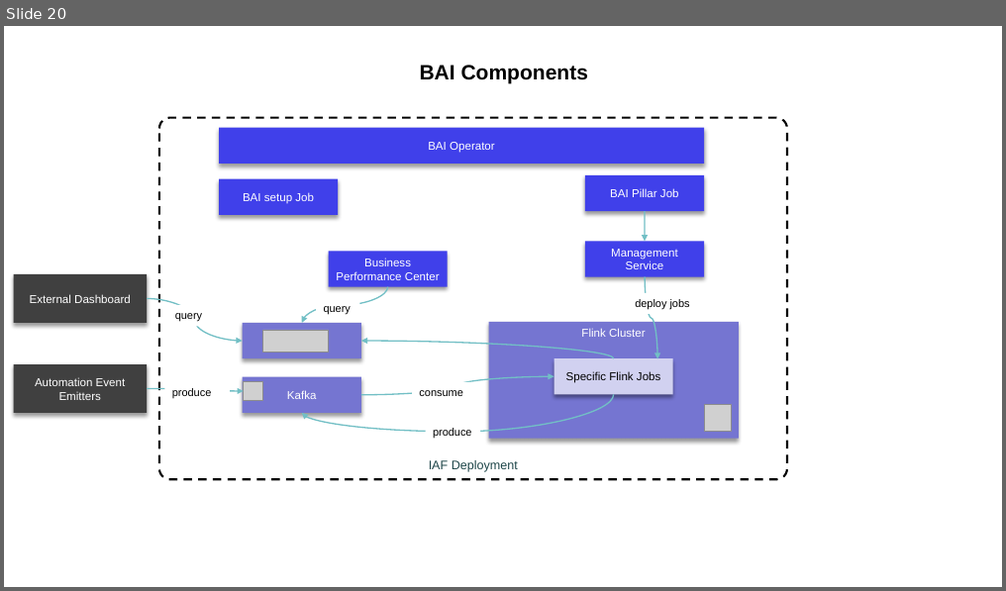
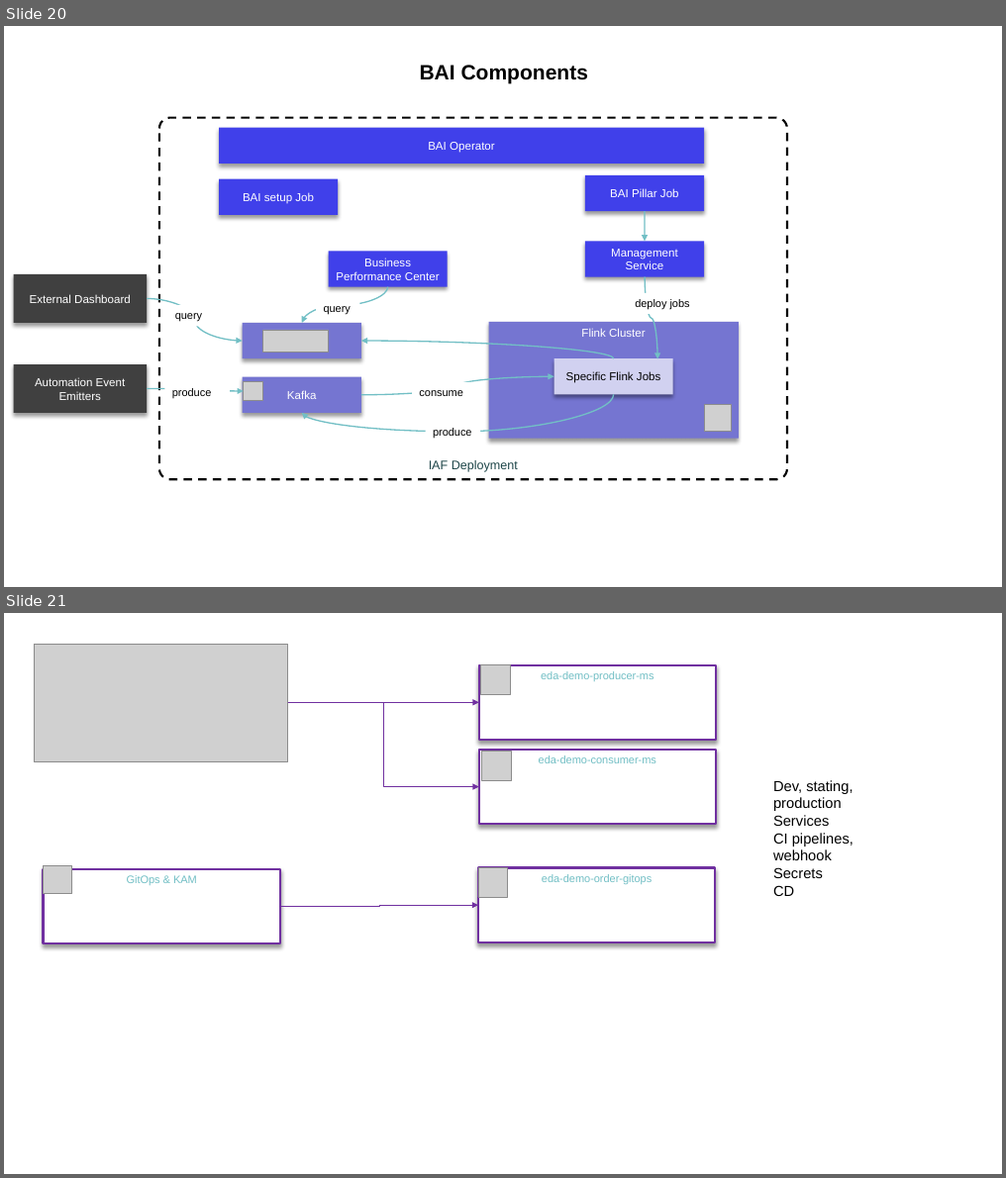
Before and after one commit to jbcodeforce/jbcodeforce.github.io, a slide deck: docs/Diagrams.pptx. Shown one above the other, each under a label of ours: slide 20 before the commit, slides 20 and 21 after it. The pictures are 1006x591 and 1006x1178 pixels, drawn with LibreOffice and Linux fonts; fonts in the diff are those of the drawing; grey boxes stand for pictures. Boxes give left, top, right and bottom in pixels: in the first picture for what was removed or moved away, otherwise in the second. Text is boxed around its words. In the diff, an @@ line names an element or a change of style, - is before the commit and + after.

```diff
--- a/docs/Diagrams.pptx
+++ b/docs/Diagrams.pptx
@@ slide 21 added at bbox=[4, 613, 1002, 1174], background #FFFFFF; not listed: 1 template element that a slide beside it also shows @@
@@ picture added at bbox=[34, 644, 288, 761] @@
@@ rectangle added at bbox=[479, 665, 717, 741], fill #FFFFFF, outline #7030A0 2 pt, 10.5 pt, text #72BFC5 @@
+eda-demo-producer-ms
@@ picture added at bbox=[481, 665, 510, 694] @@
@@ elbow arrow added from (288, 703) to (479, 702), #7030A0 0.75 pt @@
@@ elbow arrow added from (288, 703) to (479, 786), #7030A0 0.75 pt @@
@@ rectangle added at bbox=[479, 750, 717, 824], fill #FFFFFF, outline #7030A0 2 pt, 10.5 pt, text #72BFC5 @@
+eda-demo-consumer-ms
@@ picture added at bbox=[481, 752, 511, 780] @@
@@ text added at bbox=[773, 780, 853, 896], 14 pt, text #000000 @@
+Dev, stating, production
+Services
+CI pipelines, webhook
+Secrets
+CD
@@ rectangle added at bbox=[43, 869, 280, 945], fill #FFFFFF, outline #7030A0 2 pt, 10.5 pt, text #72BFC5 @@
+GitOps & KAM
@@ picture added at bbox=[43, 866, 71, 894] @@
@@ rectangle added at bbox=[478, 868, 716, 943], fill #FFFFFF, outline #7030A0 2 pt, 10.5 pt, text #72BFC5 @@
+eda-demo-order-gitops
@@ picture added at bbox=[478, 868, 508, 897] @@
@@ elbow arrow added from (280, 907) to (478, 906), #7030A0 0.75 pt @@
```
Also in this commit, not shown: 5 other files.
